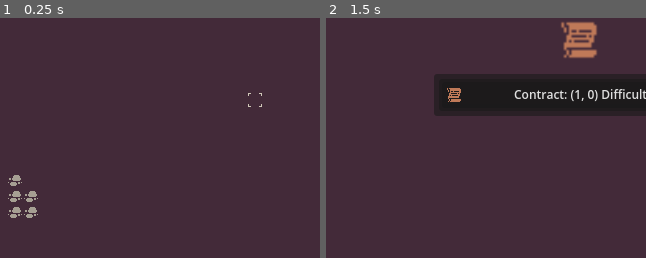
Above: before the commit, frames 1-2 (left to right).
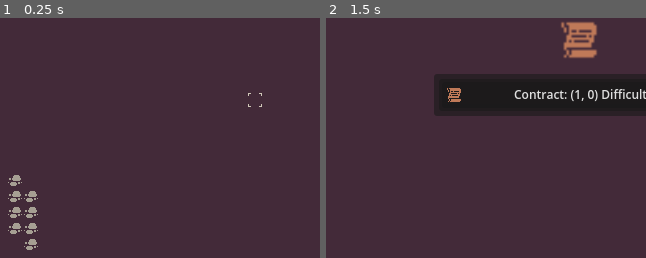
Above: after the commit, the same moments.

Repository: Twalton1452/Factory_Contractor
Game: Godot game, scene res://scenes/main.tscn
Two runs of this game, one before a commit and one after it. Both use one fixed random seed, a clock stepped at 60 frames per second and the inputs below.
Inputs (mouse positions are % of the whole screen's width and height, from its top left):
- Up to frame 1 (0.25 s): no input
- Up to frame 2 (1.5 s): click (25, 94) at 0.52 s; tap Enter at 1.25 s; move the mouse to (72, 45) at 1.27 s; hold D (navigate_right) from 1.28 s (still down); hold C (contracts) from 1.28 s (still down)
The pictures show only the part of the screen within x 10-60%, y 33-83%; the shares and areas given below are measured in that part.

The runs differ from the first frame. In frame 1, 0.3% of the frame differs, in the area x 2-12%, y 85-97%; in frame 2, nothing differs.

Commit message:
Spawn Plots into the Scene Tree and attach relevant buildings to them

Diff:
--- a/scenes/main.tscn
+++ b/scenes/main.tscn
@@ -349,7 +349,6 @@
 grow_vertical = 2
 
 [node name="AssemblerDisplay" type="Control" parent="CanvasLayer/HUD/SelectedDisplay"]
-visible = false
 layout_mode = 1
 anchors_preset = 15
 anchor_right = 1.0
@@ -424,6 +423,7 @@
 texture = ExtResource("13_0tsmh")
 
 [node name="StorageContainerDisplay" type="Control" parent="CanvasLayer/HUD/SelectedDisplay"]
+visible = false
 layout_mode = 1
 anchors_preset = 15
 anchor_right = 1.0
@@ -833,9 +833,8 @@
 [node name="PlayerInput" type="Node" parent="."]
 script = ExtResource("1_vnbxi")
 
-[node name="PlayerInputHandler" type="Node" parent="." node_paths=PackedStringArray("objects_parent")]
+[node name="PlayerInputHandler" type="Node" parent="."]
 script = ExtResource("2_tg2pd")
-objects_parent = NodePath("../Home")
 
 [node name="Placer" type="Node2D" parent="PlayerInputHandler"]
 
@@ -914,3 +913,21 @@
 position = Vector2(80, 320)
 component_to_extract = ExtResource("5_yjmxl")
 sprite = NodePath("../ComponentPatch/Sprite2D")
+
+[node name="ComponentPatch11" parent="Home" node_paths=PackedStringArray("sprite") instance=ExtResource("9_iknef")]
+position = Vector2(80, 368)
+component_to_extract = ExtResource("5_yjmxl")
+sprite = NodePath("../ComponentPatch/Sprite2D")
+
+[node name="ComponentPatch12" parent="Home" node_paths=PackedStringArray("sprite") instance=ExtResource("9_iknef")]
+position = Vector2(96, 368)
+component_to_extract = ExtResource("5_yjmxl")
+sprite = NodePath("../ComponentPatch/Sprite2D")
+
+[node name="ComponentPatch13" parent="Home" node_paths=PackedStringArray("sprite") instance=ExtResource("9_iknef")]
+position = Vector2(96, 384)
+component_to_extract = ExtResource("5_yjmxl")
+sprite = NodePath("../ComponentPatch/Sprite2D")
+
+[node name="Node2D" type="Node2D" parent="."]
+position = Vector2(640, -480)
--- a/scripts/autoloads/Plots.gd
+++ b/scripts/autoloads/Plots.gd
@@ -32,7 +32,7 @@
 
 func _on_accepted_contract(contract: Contract) -> void:
 	if contract.contract_type == Contract.Type.ON_SITE:
-		spawn(contract)
+		spawn(current_location, contract)
 	else:
 		pass # Get current location and assign contract to it
 
@@ -48,16 +48,19 @@
 	for neighbor_coords in new_neighbor_coords:
 		if get_plot(neighbor_coords) == null:
 			var suitable_contract = Contracts.generate_contract_for_coordinates(neighbor_coords)
-			plots[neighbor_coords] = Plot.new(suitable_contract)
+			plots[neighbor_coords] = spawn(neighbor_coords, suitable_contract)
 			plots[neighbor_coords].coordinates = neighbor_coords
+			plots[neighbor_coords].hide()
 
-func spawn(contract: Contract) -> Plot:
-	var plot = plots.get(current_location)
+func spawn(coords: Vector2, contract: Contract) -> Plot:
+	var plot = plots.get(coords)
 	if plot == null:
-		var new_plot = Plot.new()
-		new_plot.position = current_location * plot_size
+		var new_plot = Plot.new(contract)
+		new_plot.position = coords * plot_size
 		new_plot.display_name = contract.display_name
+		new_plot.name = "Plot " + str(coords)
 		plot = new_plot
+		get_node("/root/Main").add_child(plot)
 
 	return plot
 
@@ -68,7 +71,10 @@
 	return get_plot(current_location)
 
 func go_to(destination: Vector2) -> void:
+	get_current_plot().hide()
 	current_location = destination
+	get_current_plot().show()
+
 	spawn_neighboring_plots_for(current_location)
 	moved_to_coordinates.emit(current_location)
 	center_camera_on_current_location()
--- a/scripts/player/PlayerInputHandler.gd
+++ b/scripts/player/PlayerInputHandler.gd
@@ -7,8 +7,6 @@
 ## Distance in pixels from the avg Placer position
 const DETECTED_AXIS_LOCK_AMOUNT = 12.0
 const LAST_PLACER_POSITIONS_SIZE = 5
-
-@export var objects_parent : Node2D
 
 @onready var placer : Node2D = $Placer
 @onready var sprite : Sprite2D = $Placer/Sprite2D
@@ -158,10 +156,11 @@
 	if placed_node is Building or placed_node is Component:
 		placed_node.data = current_data
 
-	placed_node.position = placer_position
+	var plot : Plot = Plots.get_current_plot()
+	plot.add_child(placed_node)
+	placed_node.position = placer_position - camera.position
 	placed_node.rotation = sprite.rotation
 	placed_node.collision_layer = current_data.placed_layer
-	objects_parent.add_child(placed_node)
 	last_spawn_position = placed_node.position
 
 func _on_player_released_selected() -> void:
